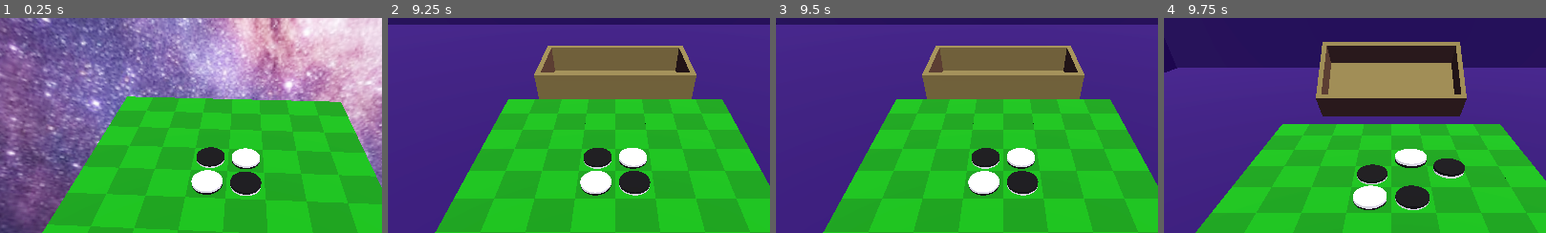
Above: before the commit, frames 1-4 (left to right).
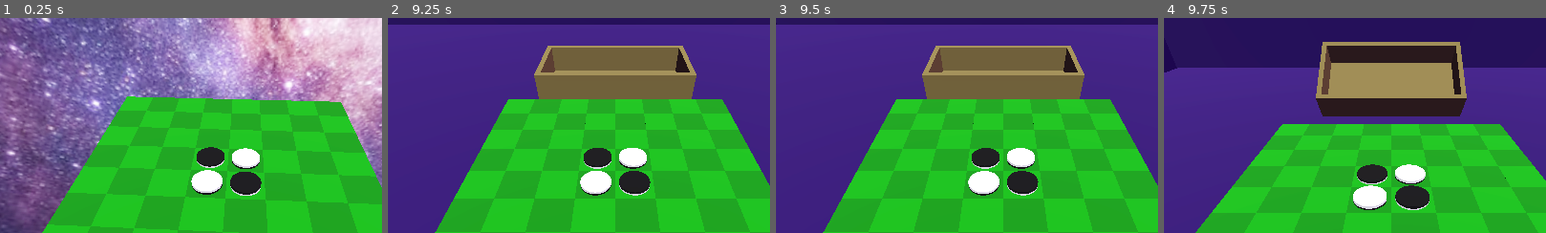
Above: after the commit, the same moments.

Repository: phrasmotica/othello
Game: Godot game, scene res://scenes/3d/main_menu_3d.tscn
Two runs of this game, one before a commit and one after it. Both use one fixed random seed, a clock stepped at 60 frames per second and the inputs below.
Inputs (mouse positions are % of the whole screen's width and height, from its top left):
- Up to frame 1 (0.25 s): no input
- Up to frame 2 (9.25 s): move the mouse to (72, 45) at 0.52 s; hold C (peek_counter_box) 0.53-1.25 s; click (72, 45) at 0.67 s; click "Start Game" at 1.25 s; drag from (30, 55) to (45, 70) at 2.02 s; click "Restart" at 2.75 s; click "Restart" at 3.5 s; click "Restart" at 4.25 s; click "Main Menu" at 5 s; move the mouse to (60, 28) at 5.77 s; hold C (peek_counter_box) 5.78-6.5 s; click (60, 28) at 5.92 s; click "Start Game" at 6.5 s; drag from (45, 70) to (20, 35) at 7.27 s; move the mouse to (80, 65) at 8.02 s; hold C (peek_counter_box) 8.03-8.75 s; click (80, 65) at 8.17 s; drag from (20, 35) to (35, 25) at 8.77 s
- Up to frame 3 (9.5 s): no input
- Up to frame 4 (9.75 s): tap Enter at 9.5 s; move the mouse to (55, 50) at 9.52 s; hold C (peek_counter_box) from 9.53 s (still down); click (55, 50) at 9.67 s
The pictures show only the part of the screen within x 20-70%, y 11-61%; the shares and areas given below are measured in that part.

Frames 1-3 are identical in both runs. In frame 4, 1.8% of the frame differs, in the area x 60-79%, y 60-78%.

Commit message:
Fix issue where mouse ray cast was processing before entrance animation had finished

Diff:
--- a/scripts/3d/mouse_ray_cast.gd
+++ b/scripts/3d/mouse_ray_cast.gd
@@ -19,21 +19,26 @@
 
 var _board_is_busy := false
 var _hovered_cell: BoardCell3D
+var _is_ready := false
 
 func _ready() -> void:
 	set_physics_process(false)
 
 	if entrance:
-		entrance.finished.connect(set_physics_process.bind(true))
+		SignalHelper.persist(entrance.finished, _handle_entrance_finished)
 
 	if board:
-		board.busy_changed.connect(_handle_board_busy_changed)
+		SignalHelper.persist(board.busy_changed, _handle_board_busy_changed)
 
 	if settings_menu:
 		SignalHelper.persist(
 			settings_menu.visibility_changed,
 			_handle_settings_menu_visibility_changed
 		)
+
+func _handle_entrance_finished() -> void:
+	_is_ready = true
+	_set_enabled(not settings_menu.visible)
 
 func _handle_board_busy_changed(is_busy: bool) -> void:
 	_board_is_busy = is_busy
@@ -44,9 +49,13 @@
 		print("Board is no longer busy, resuming mouse processing")
 
 func _handle_settings_menu_visibility_changed() -> void:
-	print("MouseRayCast processing %s" % not settings_menu.visible)
+	var is_enabled := _is_ready and not settings_menu.visible
+	_set_enabled(is_enabled)
 
-	set_physics_process(not settings_menu.visible)
+func _set_enabled(is_enabled: bool) -> void:
+	print("MouseRayCast processing %s" % is_enabled)
+
+	set_physics_process(is_enabled)
 
 func _physics_process(_delta: float) -> void:
 	var cell := _get_hovered_cell()
